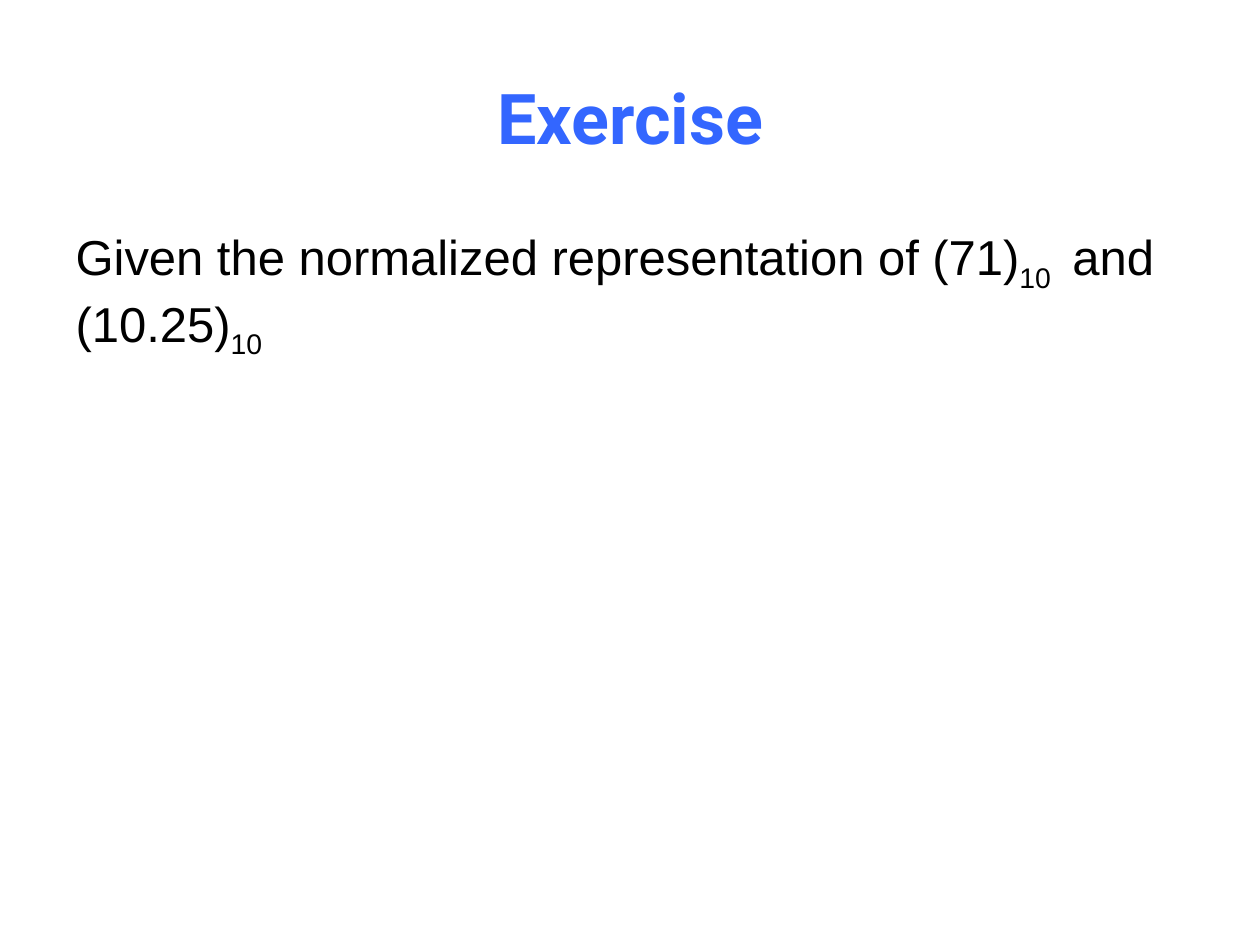
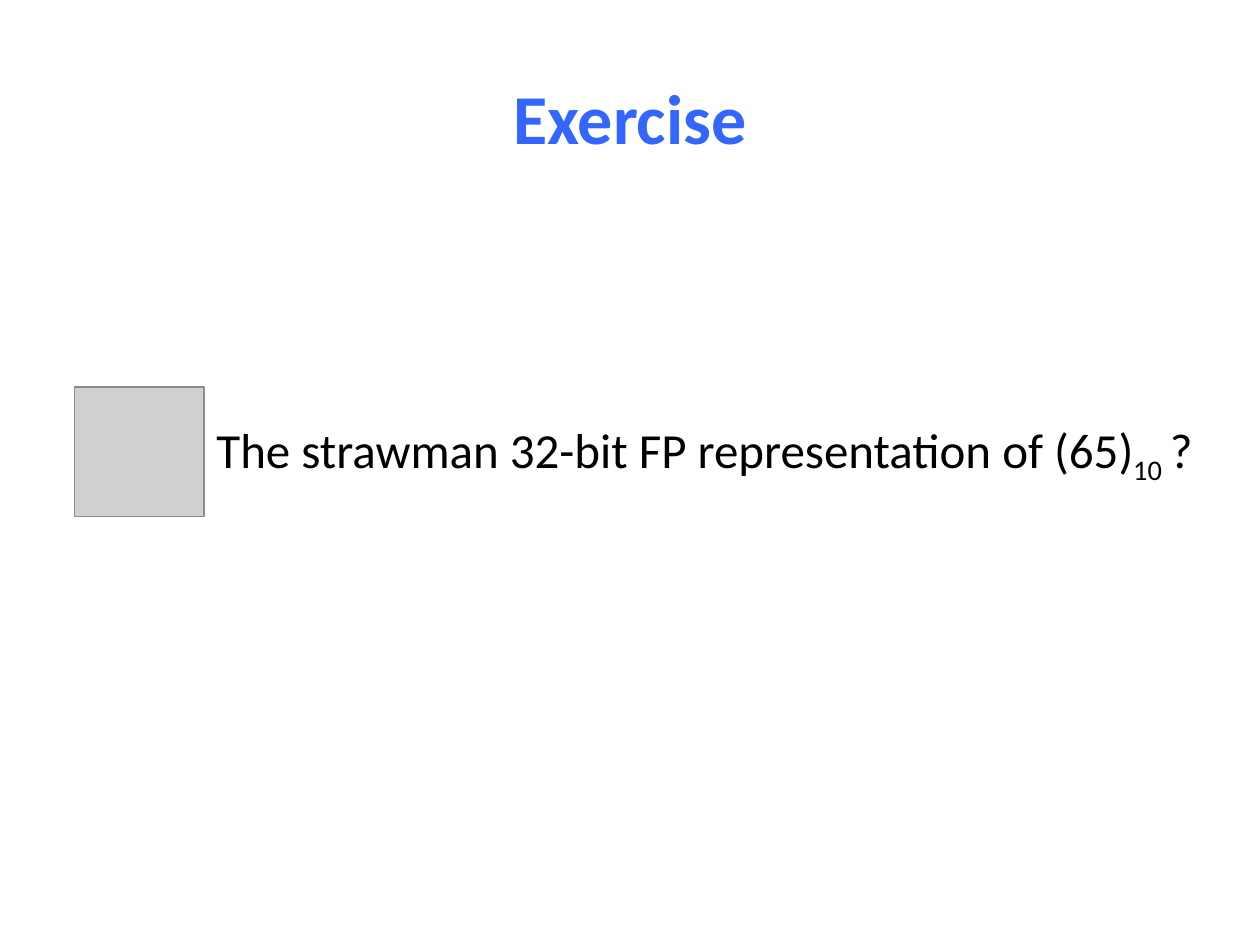
Before and after one commit to NYU-CSO/nyu-cso.github.io, a slide deck: slide 12 of notes/03-floats.pptx (slide 29 before the commit). Drawn at 1260x945 pixels with LibreOffice and Linux fonts; fonts in the diff are those of the drawing; grey boxes stand for pictures. Boxes give left, top, right and bottom in pixels: in the first picture for what was removed or moved away, otherwise in the second. Text is boxed around its words. In the diff, an @@ line names an element or a change of style, - is before the commit and + after.

```diff
--- a/notes/03-floats.pptx
+++ b/notes/03-floats.pptx
@@ title "Exercise" at (513,95,746,145): font Roboto to Calibri @@
@@ text removed at (76,239,1154,355) @@
-Given the normalized representation of (71)10 and (10.25)10
@@ picture added at (74,387,204,517) @@
@@ text added at (216,432,1162,480), 28 pt, text #000000 @@
+The strawman 32-bit FP representation of (65)10 ?
```
Also in this commit, not shown: 37 other slides changed, 9 slides added, 51 slides removed, 2 other files.
